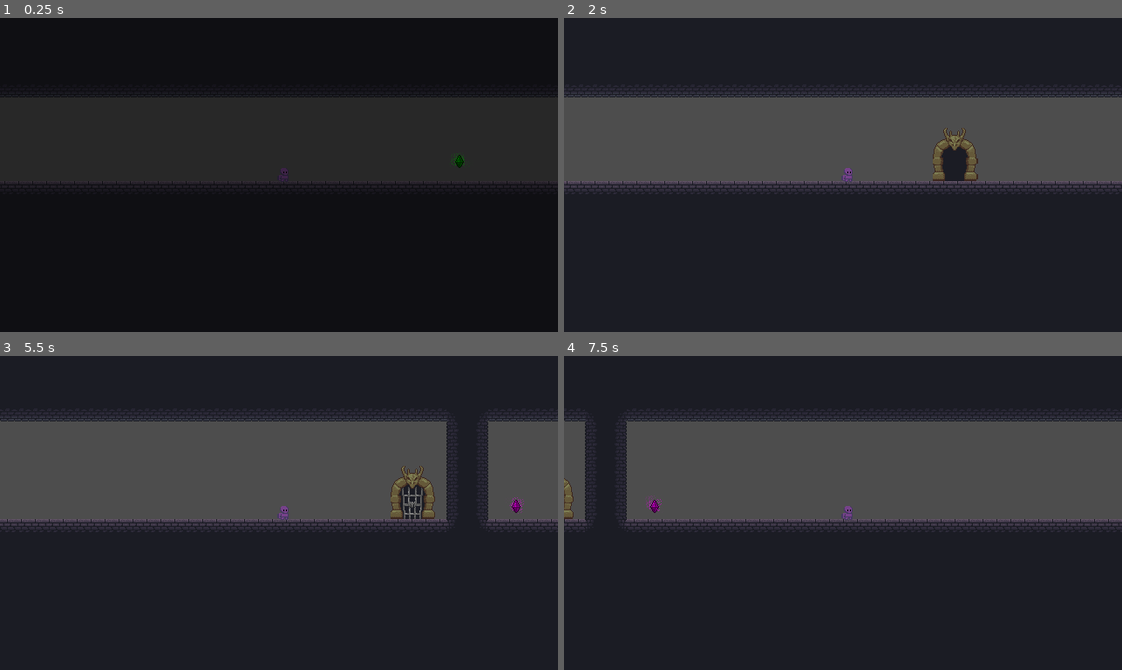
Above: before the commit, frames 1-4 (two rows, left to right).
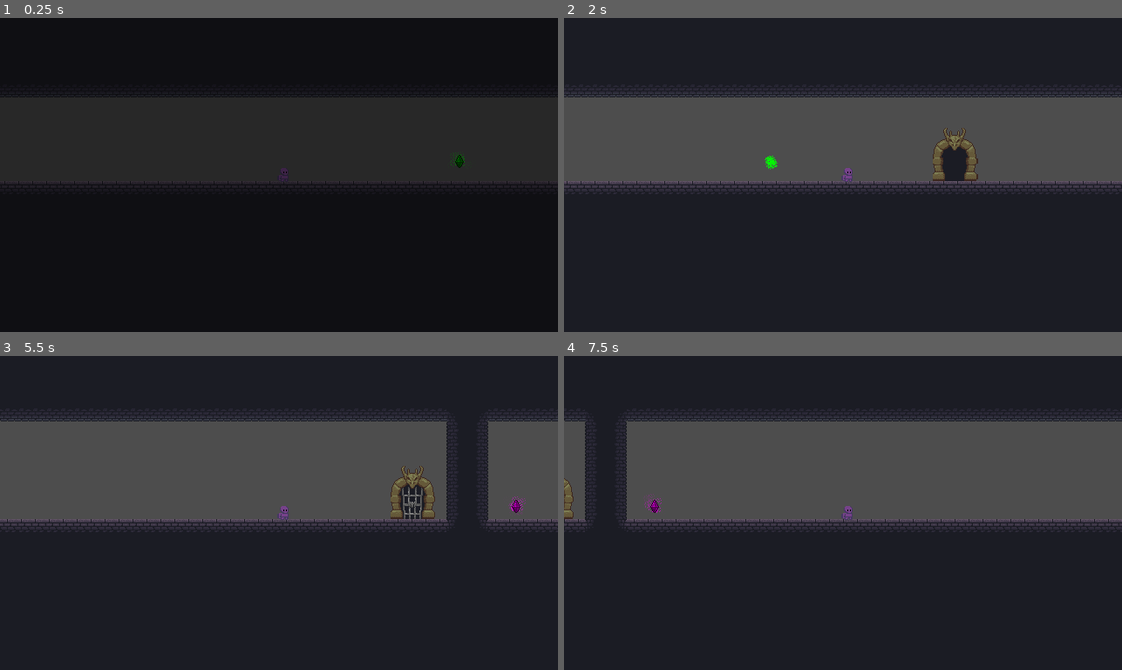
Above: after the commit, the same moments.

Repository: MatthewBL/Gates-and-Gems
Game: Godot game, scene res://scenes/level_manager/level_manager.tscn
Two runs of this game, one before a commit and one after it. Both use one fixed random seed, a clock stepped at 60 frames per second and the inputs below.
Inputs:
- Up to frame 1 (0.25 s): no input
- Up to frame 2 (2 s): hold D (ui_right) from 0.53 s (still down); tap E (interact) at 0.6, 1.35 s; tap Space (ui_accept) at 0.77, 1.52 s
- Up to frame 3 (5.5 s): release D (ui_right) at 2.03 s; hold A (ui_left) 2.03-2.78 s; tap E (interact) every 0.75 s from 2.1 to 5.1 s; hold D (ui_right) 2.78-4.28 s; tap Space (ui_accept) at 3.02, 3.77, 4.52 s; hold A (ui_left) 4.28-5.03 s; hold D (ui_right) from 5.03 s (still down)
- Up to frame 4 (7.5 s): release D (ui_right) at 5.78 s; hold A (ui_left) 5.78-7.28 s; tap E (interact) at 5.85, 6.6, 7.35 s; tap Space (ui_accept) at 6.02, 6.77 s; hold D (ui_right) from 7.28 s (still down)

The runs differ from the first frame. In frame 1, less than 0.1% of the frame differs, in the area x 80-84%, y 42-48%; in frame 2, less than 0.1%, in the area x 35-39%, y 43-49%; in frame 3, less than 0.1%; in frame 4, less than 0.1%.

Commit message:
Add gem idle and destroy animations

Diff:
--- a/scenes/gem.gd
+++ b/scenes/gem.gd
@@ -7,6 +7,10 @@
 
 var id: StringName
 
+@onready var destroy_particles_2d: GPUParticles2D = %DestroyParticles2D
+@onready var idle_particles_2d: GPUParticles2D = %IdleParticles2D
+@onready var sprite_2d: Sprite2D = %Sprite2D
+
 
 func _ready() -> void:
 	id = name
@@ -14,5 +18,19 @@
 
 func _on_body_entered(body: Node2D) -> void:
 	if body is PlayerMovement:
-		create_tween().tween_property(self, "global_scale", Vector2(0.5, 0.5), 0.25)
 		on_collected.emit(self)
+
+
+func destroy() -> void:
+	collision_layer = 0
+	collision_mask = 0
+	var tween: Tween =  create_tween()
+	tween.tween_property(sprite_2d, "global_scale", Vector2(0.01, 0.01), 0.2)
+	tween.parallel()
+	tween.tween_property(idle_particles_2d, "global_scale", Vector2(0.01, 0.01), 0.2)
+	await tween.finished
+	sprite_2d.visible = false
+	idle_particles_2d.visible = false
+	destroy_particles_2d.emitting = true
+	await destroy_particles_2d.finished
+	queue_free()
--- a/scenes/gem.tscn
+++ b/scenes/gem.tscn
@@ -22,8 +22,8 @@
 [sub_resource type="ParticleProcessMaterial" id="ParticleProcessMaterial_kpgvn"]
 particle_flag_disable_z = true
 spread = 180.0
-initial_velocity_min = 5.0
-initial_velocity_max = 12.0
+initial_velocity_min = 7.0
+initial_velocity_max = 15.0
 gravity = Vector3(0, 0, 0)
 alpha_curve = SubResource("CurveTexture_7gj2l")
 emission_curve = SubResource("CurveTexture_bhq7q")
@@ -48,7 +48,7 @@
 tracks/1/type = "value"
 tracks/1/imported = false
 tracks/1/enabled = true
-tracks/1/path = NodePath("GPUParticles2D:position")
+tracks/1/path = NodePath("IdleParticles2D:position")
 tracks/1/interp = 1
 tracks/1/loop_wrap = true
 tracks/1/keys = {
@@ -76,7 +76,7 @@
 tracks/1/type = "value"
 tracks/1/imported = false
 tracks/1/enabled = true
-tracks/1/path = NodePath("GPUParticles2D:position")
+tracks/1/path = NodePath("IdleParticles2D:position")
 tracks/1/interp = 2
 tracks/1/loop_wrap = true
 tracks/1/keys = {
@@ -95,7 +95,8 @@
 [node name="Gem" type="Area2D" unique_id=82949541 groups=["Gem"]]
 script = ExtResource("1_mpwtx")
 
-[node name="GPUParticles2D" type="GPUParticles2D" parent="." unique_id=2114408036]
+[node name="IdleParticles2D" type="GPUParticles2D" parent="." unique_id=2114408036]
+unique_name_in_owner = true
 amount = 16
 texture = ExtResource("2_bhq7q")
 lifetime = 1.2
@@ -103,7 +104,19 @@
 randomness = 1.0
 process_material = SubResource("ParticleProcessMaterial_kpgvn")
 
+[node name="DestroyParticles2D" type="GPUParticles2D" parent="." unique_id=318482897]
+unique_name_in_owner = true
+emitting = false
+amount = 18
+texture = ExtResource("2_bhq7q")
+lifetime = 1.2
+one_shot = true
+explosiveness = 1.0
+randomness = 1.0
+process_material = SubResource("ParticleProcessMaterial_kpgvn")
+
 [node name="Sprite2D" type="Sprite2D" parent="." unique_id=172014522]
+unique_name_in_owner = true
 texture = ExtResource("2_mpwtx")
 
 [node name="CollisionShape2D" type="CollisionShape2D" parent="." unique_id=1062909240]
--- a/scenes/level_manager/level_manager.gd
+++ b/scenes/level_manager/level_manager.gd
@@ -64,8 +64,7 @@
 	var id = target_gem.id
 	for gem in gems:
 		if gem.id == id:
-
-			gem.queue_free()
+			gem.destroy()
 
 
 func on_next_level() -> void:
Not shown, added: Assets/Personaje/Jump_end.png.import
Not shown, added: Assets/Personaje/Jump_hair.png.import
Not shown, added: Assets/Personaje/Jump_start.png.import
Not shown, added: Assets/Personaje/idle.png.import
Not shown, added: Assets/Personaje/walk.png.import
